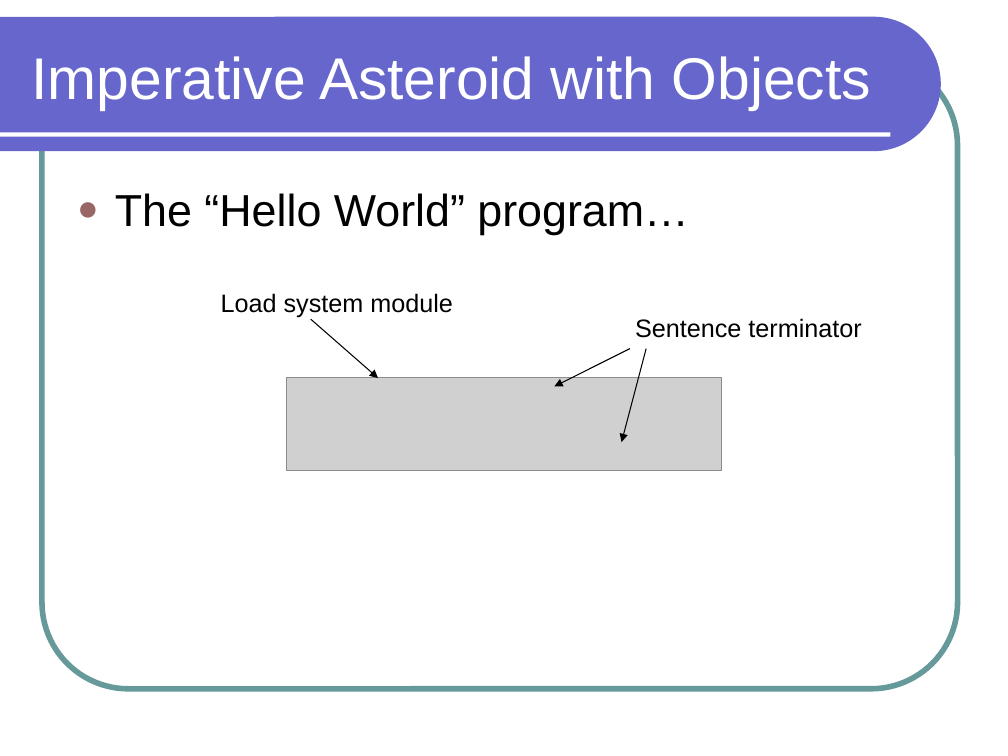
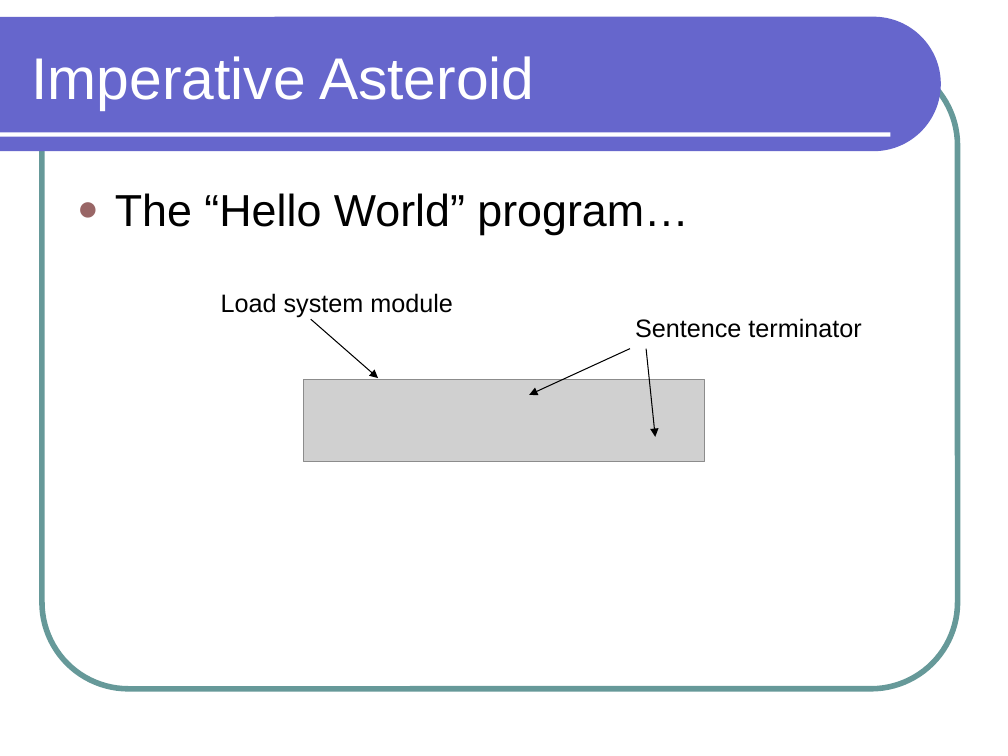
Before and after one commit to lutzhamel/CSC301, a slide deck: slide 1 of notes/csc301-ln002.ppt. Drawn at 1008x756 pixels with LibreOffice and Linux fonts; fonts in the diff are those of the drawing; grey boxes stand for pictures. Boxes give left, top, right and bottom in pixels: in the first picture for what was removed or moved away, otherwise in the second. Text is boxed around its words. In the diff, an @@ line names an element or a change of style, - is before the commit and + after.

```diff
--- a/notes/csc301-ln002.ppt
+++ b/notes/csc301-ln002.ppt
@@ title at bbox=[32, 56, 535, 110]: text changed @@
-Imperative Asteroid with Objects
+Imperative Asteroid
@@ arrow moved from (630, 349) - (554, 386) to (630, 349) - (529, 395) @@
@@ arrow moved from (646, 349) - (622, 443) to (646, 349) - (655, 436) @@
@@ picture: place and size @@
-picture at bbox=[286, 378, 722, 471]
+picture at bbox=[303, 379, 706, 462]
```
Also in this commit, not shown: 7 other slides changed, 1 slide added, 3 other files.
